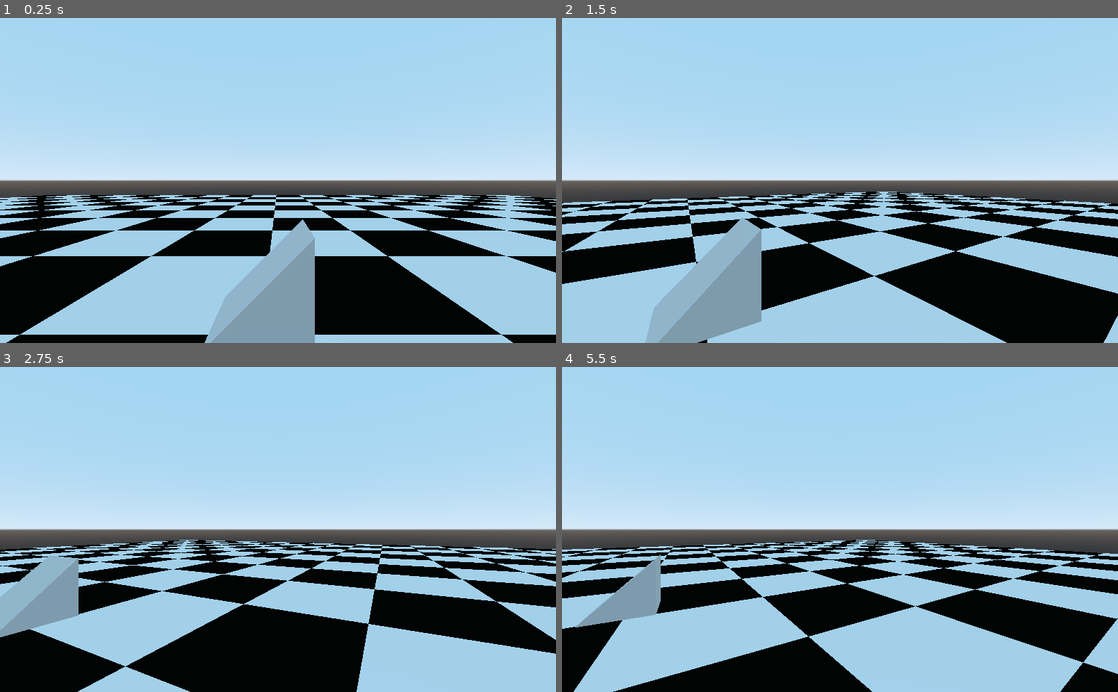
Above: before the commit, frames 1-4 (two rows, left to right).
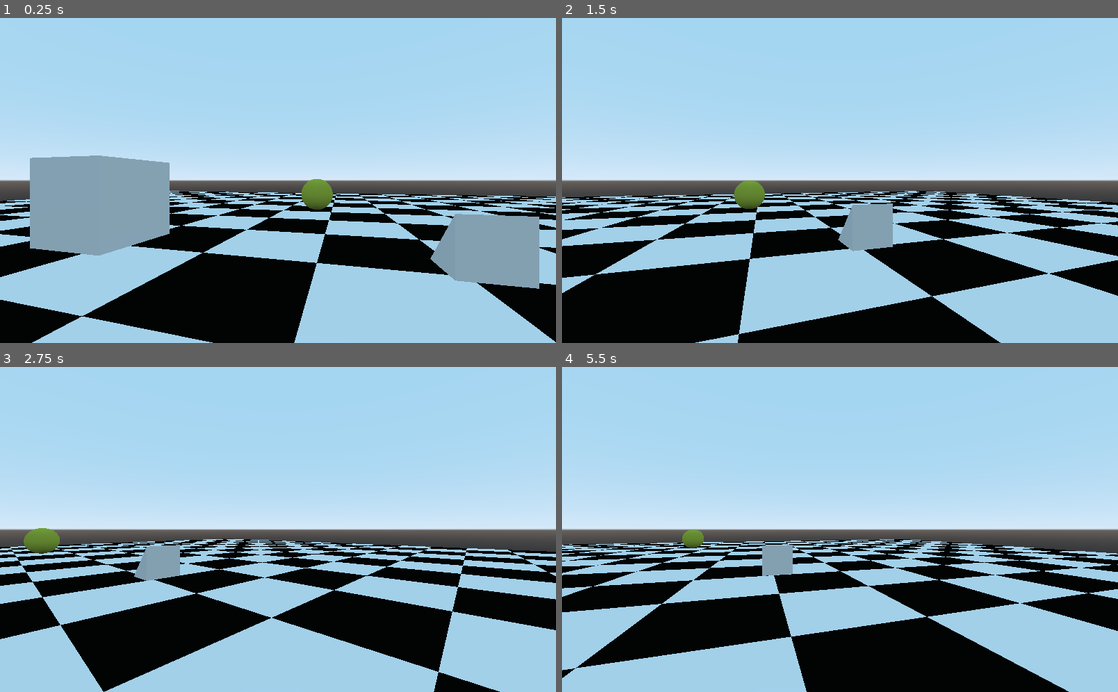
Above: after the commit, the same moments.

Repository: gilzoide/ggj2021
Game: Godot game, scene res://Teste-Gil.tscn
Same seed, same stepped clock (60 frames per second), same inputs: the game is played once before the commit and once after it.
Inputs:
- Up to frame 1 (0.25 s): no input
- Up to frame 2 (1.5 s): tap Enter at 0.5 s; hold D (move_right) 0.53-1.28 s; hold E (interact, bound only after the commit) 0.53-1.28 s; hold S (move_back) from 1.28 s (still down); tap W (move_front) at 1.35 s
- Up to frame 3 (2.75 s): tap E (interact, bound only after the commit) at 1.55 s; release S (move_back) at 2.03 s; hold D (move_right) from 2.03 s (still down); hold E (interact, bound only after the commit) from 2.03 s (still down)
- Up to frame 4 (5.5 s): release E (interact, bound only after the commit) at 2.78 s; tap E (interact, bound only after the commit) at 2.85, 3.8, 4.35 s; release D (move_right) at 3.53 s; hold W (move_front) 3.53-4.28 s; hold A (move_left) 3.53-5.03 s; hold S (move_back) from 5.03 s (still down); hold E (interact, bound only after the commit) from 5.03 s (still down)

The runs differ from the first frame. In frame 1, 37% of the frame differs, in the area x 0-100%, y 42-100%; in frame 2, 31%; in frame 3, 28%; in frame 4, 30%.

Commit message:
Add shader de Outline3D e uma esfera teste, add sistema de interação com objetos

Diff:
--- /dev/null
+++ b/src/Materials/Outline3D.shader
@@ -0,0 +1,16 @@
+shader_type spatial;
+
+render_mode unshaded, cull_front;
+
+uniform bool enable = true;
+uniform vec4 color : hint_color = vec4(1);
+uniform float thickness = 0.02;
+
+void vertex() {
+	VERTEX += float(enable) * NORMAL * thickness;
+}
+
+void fragment() {
+	ALBEDO = color.rgb;
+	ALPHA = float(enable) * color.a;
+}
--- /dev/null
+++ b/src/Materials/Outline3DMaterial.tres
@@ -0,0 +1,9 @@
+[gd_resource type="ShaderMaterial" load_steps=2 format=2]
+
+[ext_resource path="res://Materials/Outline3D.shader" type="Shader" id=1]
+
+[resource]
+shader = ExtResource( 1 )
+shader_param/enable = false
+shader_param/color = Color( 1, 1, 1, 1 )
+shader_param/thickness = 0.02
--- /dev/null
+++ b/src/Materials/TestSphereMaterial.tres
@@ -0,0 +1,7 @@
+[gd_resource type="SpatialMaterial" load_steps=2 format=2]
+
+[ext_resource path="res://Materials/Outline3DMaterial.tres" type="Material" id=1]
+
+[resource]
+next_pass = ExtResource( 1 )
+albedo_color = Color( 0.721569, 0.803922, 0.25098, 1 )
--- a/src/Player/Player.gd
+++ b/src/Player/Player.gd
@@ -1,19 +1,27 @@
 extends KinematicBody
+
+const INTERACTABLE_COLLISION_BIT = 2
 
 export(float) var speed = 5
 export(float) var rotate_speed = 45
 export var gravity = Vector3.DOWN * 10
 var velocity = Vector3.ZERO
 
+var interactable_object : Node = null
 onready var animation_player = $AnimationPlayer
 
 func _ready() -> void:
+	set_process_input(true)
 	set_physics_process(true)
 
 func _physics_process(delta: float) -> void:
 	velocity += gravity * delta
 	get_input(delta)
 	velocity = move_and_slide(velocity, Vector3.UP)
+
+func _input(event: InputEvent) -> void:
+	if event.is_action_pressed("interact", false):
+		try_interact()
 
 func get_input(delta):
 	var delta_rotation: float = 0
@@ -38,3 +46,20 @@
 
 	if movement:
 		animation_player.play("Moving")
+
+func try_interact():
+	if interactable_object and interactable_object.has_signal("interact"):
+		interactable_object.emit_signal("interact")
+
+func _on_InteractArea_body_entered(body: PhysicsBody) -> void:
+	if body.get_collision_layer_bit(INTERACTABLE_COLLISION_BIT):
+		interactable_object = body
+		if interactable_object.has_signal("start_interactable"):
+			interactable_object.emit_signal("start_interactable")
+
+
+func _on_InteractArea_body_exited(body: PhysicsBody) -> void:
+	if body == interactable_object:
+		if interactable_object.has_signal("stop_interactable"):
+			interactable_object.emit_signal("stop_interactable")
+		interactable_object = null
--- a/src/Player/Player.tscn
+++ b/src/Player/Player.tscn
@@ -19,6 +19,8 @@
 "values": [ Vector3( 0, 0, 0 ), Vector3( 0, 0.05, 0 ), Vector3( 0, 0, 0 ) ]
 }
 
+[sub_resource type="BoxShape" id=3]
+
 [node name="Player" type="KinematicBody"]
 script = ExtResource( 1 )
 
@@ -27,8 +29,18 @@
 
 [node name="CollisionShape" type="CollisionShape" parent="."]
 transform = Transform( 1, 0, 0, 0, -1.62921e-07, -1, 0, 1, -1.62921e-07, 0, 0, 0 )
-shape = SubResource( 3 )
+shape = SubResource( 1 )
 
 [node name="AnimationPlayer" type="AnimationPlayer" parent="."]
 playback_speed = 1.5
 anims/Moving = SubResource( 2 )
+
+[node name="InteractArea" type="Area" parent="."]
+collision_layer = 0
+collision_mask = 4
+
+[node name="CollisionShape" type="CollisionShape" parent="InteractArea"]
+transform = Transform( -1.62921e-07, 0, 1, 0, 1, 0, -1, 0, -1.62921e-07, 0, 0, 2 )
+shape = SubResource( 3 )
+[connection signal="body_entered" from="InteractArea" to="." method="_on_InteractArea_body_entered"]
+[connection signal="body_exited" from="InteractArea" to="." method="_on_InteractArea_body_exited"]
--- /dev/null
+++ b/src/Scripts/InteractableBody.gd
@@ -0,0 +1,10 @@
+extends CollisionObject
+
+const outline_material : ShaderMaterial = preload("res://Materials/Outline3DMaterial.tres")
+
+signal interact()
+signal start_interactable()
+signal stop_interactable()
+
+func set_outline_enabled(enable : bool):
+	outline_material.set_shader_param("enable", enable)
--- a/src/Teste-Gil.tscn
+++ b/src/Teste-Gil.tscn
@@ -1,7 +1,9 @@
-[gd_scene load_steps=10 format=2]
+[gd_scene load_steps=14 format=2]
 
 [ext_resource path="res://Player/Player.tscn" type="PackedScene" id=1]
 [ext_resource path="res://Textures/checkers2x2.png" type="Texture" id=2]
+[ext_resource path="res://Materials/TestSphereMaterial.tres" type="Material" id=3]
+[ext_resource path="res://Scripts/InteractableBody.gd" type="Script" id=4]
 
 [sub_resource type="PlaneMesh" id=1]
 size = Vector2( 50, 50 )
@@ -23,10 +25,17 @@
 [sub_resource type="ConvexPolygonShape" id=7]
 points = PoolVector3Array( -0.5, -0.5, -0.5, -0.5, -0.5, 0.5, 0.5, -0.5, -0.5, 0.5, -0.5, 0.5, -0.5, 0.5, -0.5, -0.5, 0.5, 0.5 )
 
+[sub_resource type="SphereMesh" id=8]
+radius = 0.3
+height = 0.6
+
+[sub_resource type="SphereShape" id=9]
+radius = 0.3
+
 [node name="Spatial" type="Spatial"]
 
 [node name="Player" parent="." instance=ExtResource( 1 )]
-transform = Transform( 1, 0, 0, 0, 1, 0, 0, 0, 1, -0.180043, 1.1001, 0.0855904 )
+transform = Transform( -0.258819, 0, 0.965926, 0, 1, 0, -0.965926, 0, -0.258819, -4.547, 1.1001, 0.437754 )
 
 [node name="Ground" type="StaticBody" parent="."]
 
@@ -57,3 +66,19 @@
 
 [node name="CollisionShape" type="CollisionShape" parent="Ramp"]
 shape = SubResource( 7 )
+
+[node name="InteractableSphere" type="StaticBody" parent="."]
+transform = Transform( 1, 0, 0, 0, 1, 0, 0, 0, 1, 0, 1.33421, 0 )
+collision_layer = 5
+script = ExtResource( 4 )
+
+[node name="MeshInstance" type="MeshInstance" parent="InteractableSphere"]
+transform = Transform( 1.03078, 0, -0.133418, 0, 1, 0, 0.128363, 0, 0.991727, 0, 0, 0 )
+mesh = SubResource( 8 )
+material/0 = ExtResource( 3 )
+
+[node name="CollisionShape" type="CollisionShape" parent="InteractableSphere"]
+shape = SubResource( 9 )
+[connection signal="interact" from="InteractableSphere" to="InteractableSphere" method="queue_free"]
+[connection signal="start_interactable" from="InteractableSphere" to="InteractableSphere" method="set_outline_enabled" binds= [ true ]]
+[connection signal="stop_interactable" from="InteractableSphere" to="InteractableSphere" method="set_outline_enabled" binds= [ false ]]
--- a/src/project.godot
+++ b/src/project.godot
@@ -53,6 +53,20 @@
 , Object(InputEventJoypadMotion,"resource_local_to_scene":false,"resource_name":"","device":0,"axis":0,"axis_value":1.0,"script":null)
  ]
 }
+interact={
+"deadzone": 0.5,
+"events": [ Object(InputEventKey,"resource_local_to_scene":false,"resource_name":"","device":0,"alt":false,"shift":false,"control":false,"meta":false,"command":false,"pressed":false,"scancode":69,"unicode":0,"echo":false,"script":null)
+, Object(InputEventKey,"resource_local_to_scene":false,"resource_name":"","device":0,"alt":false,"shift":false,"control":false,"meta":false,"command":false,"pressed":false,"scancode":16777221,"unicode":0,"echo":false,"script":null)
+, Object(InputEventMouseButton,"resource_local_to_scene":false,"resource_name":"","device":0,"alt":false,"shift":false,"control":false,"meta":false,"command":false,"button_mask":0,"position":Vector2( 0, 0 ),"global_position":Vector2( 0, 0 ),"factor":1.0,"button_index":1,"pressed":false,"doubleclick":false,"script":null)
+, Object(InputEventJoypadButton,"resource_local_to_scene":false,"resource_name":"","device":0,"button_index":0,"pressure":0.0,"pressed":false,"script":null)
+ ]
+}
+
+[layer_names]
+
+3d_physics/layer_1="General"
+3d_physics/layer_2="Player"
+3d_physics/layer_3="Interactable"
 
 [rendering]
 
Not shown: 1 places in src/Player/Player.tscn that only renumber resources
Not shown: 2 places in src/Teste-Gil.tscn that only renumber resources
